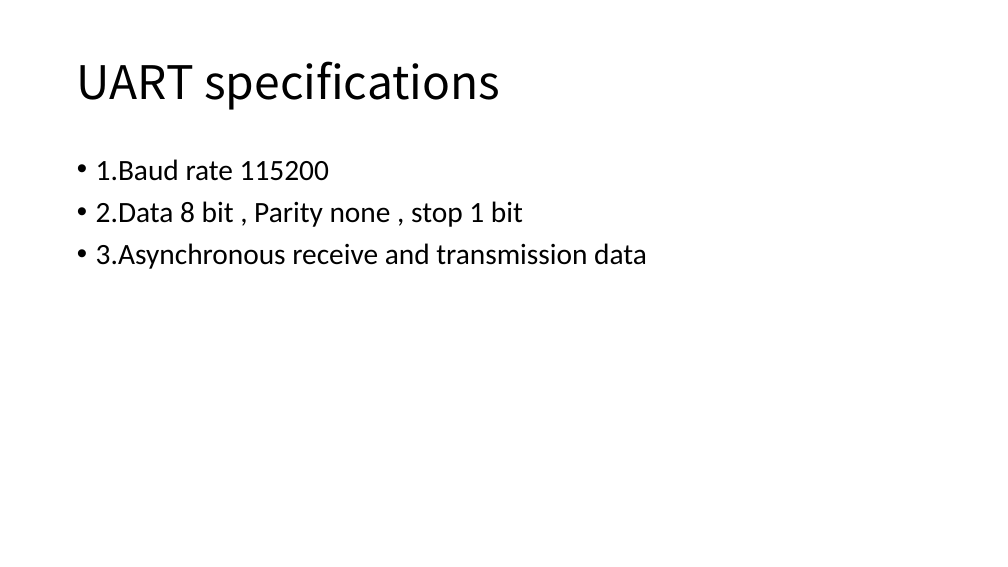
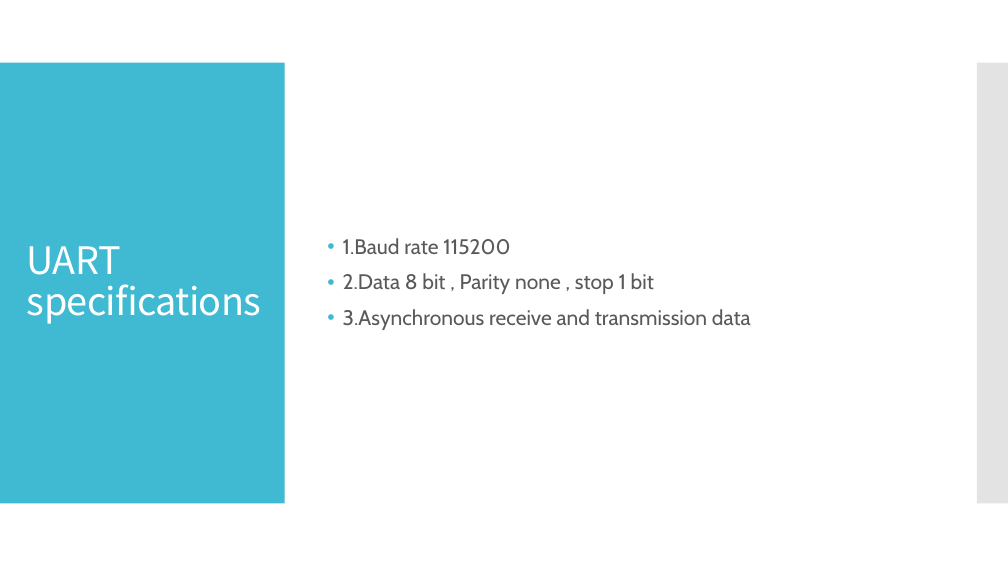
Before and after one commit to BBS86x1023/FPGA-simple-TPU, a slide deck: slide 8 of FPGA Final Project.pptx. Drawn at 1008x567 pixels with LibreOffice and Linux fonts; fonts in the diff are those of the drawing. Boxes give left, top, right and bottom in pixels: in the first picture for what was removed or moved away, otherwise in the second. Text is boxed around its words. In the diff, an @@ line names an element or a change of style, - is before the commit and + after.

```diff
--- a/FPGA Final Project.pptx
+++ b/FPGA Final Project.pptx
@@ rectangle added at box(0, 63, 285, 504), fill #40BAD2 @@
@@ text "1.Baud rate 115200": place and size @@
-text "1.Baud rate 115200" at box(96, 159, 647, 269)
+text "1.Baud rate 115200" at box(343, 238, 751, 330)
@@ text "1.Baud rate 115200" at box(343, 238, 751, 330): size 28 to 20 pt, font Calibri to Cabin, text colour #000000 to #595959; indent changed; more space between paragraphs; vertical alignment top to middle @@
@@ rectangle added at box(977, 63, 1008, 504), fill #C8C8C8 at 50% opacity @@
@@ title "UART specifications": place and size @@
-title "UART specifications" at box(77, 61, 500, 110)
+title "UART specifications" at box(27, 246, 261, 324)
@@ title "UART specifications" at box(27, 246, 261, 324): size 44 to 36 pt, text colour #000000 to #FFFFFF, letter spacing 0 to -0.6 pt @@
```
Also in this commit, not shown: 20 other slides changed, 8 slides added, 7 slides removed.
